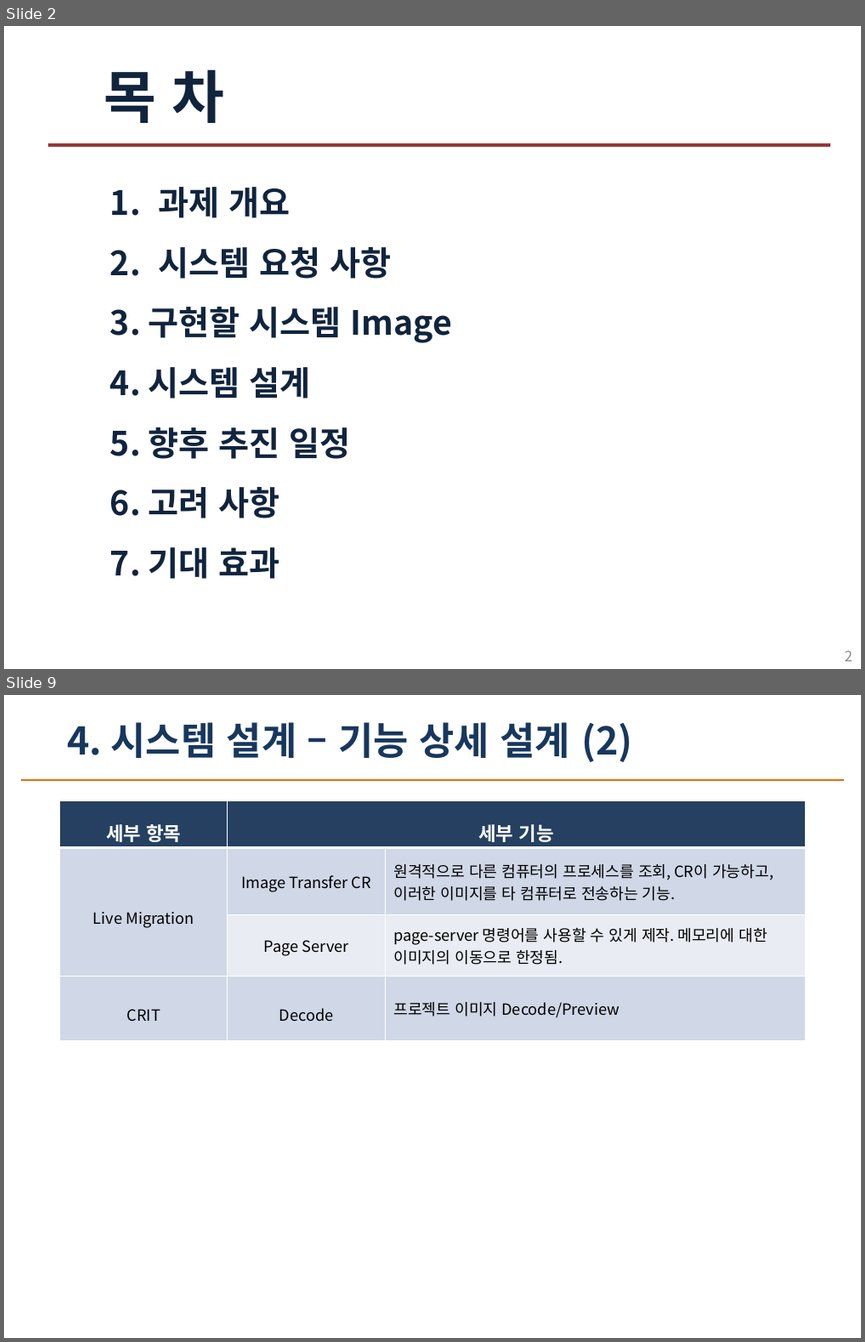
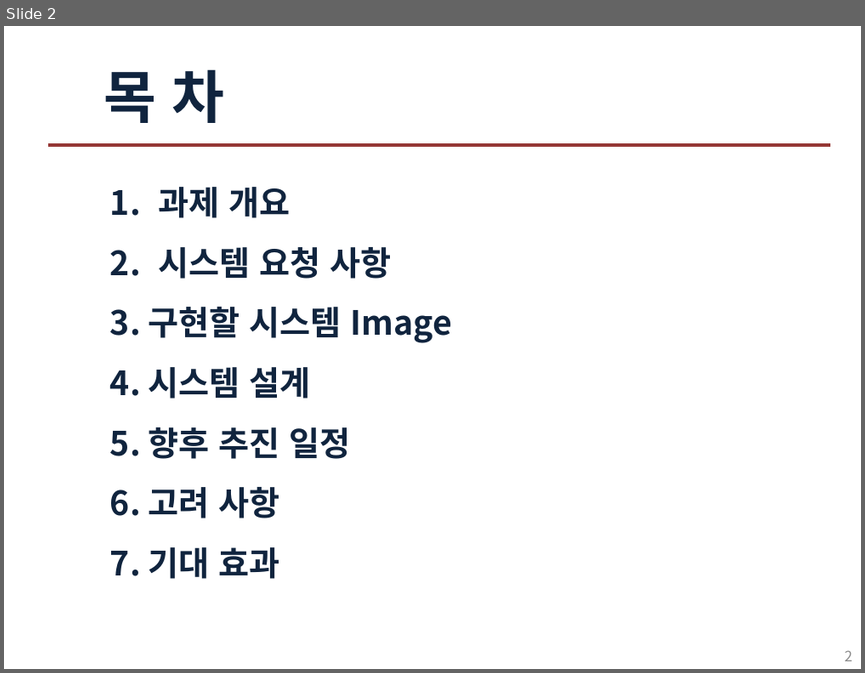
Before and after one commit to wonsokchoi/16project, a slide deck: team_ppt/Find Sit Project 발표 PPT.pptx. Shown one above the other, each under a label of ours: slides 2 and 9 before the commit, slide 2 after it; the slides between them are not shown. The pictures are 865x1342 and 865x673 pixels, drawn with LibreOffice and Linux fonts; fonts in the diff are those of the drawing; background and template pictures are left out. Boxes give left, top, right and bottom in pixels: in the first picture for what was removed or moved away, otherwise in the second. Text is boxed around its words. In the diff, an @@ line names an element or a change of style, - is before the commit and + after.

```diff
--- a/team_ppt/Find Sit Project 발표 PPT.pptx
+++ b/team_ppt/Find Sit Project 발표 PPT.pptx
@@ slide 9 removed at (4, 695, 861, 1338), background #FFFFFF @@
@@ text removed at (67, 722, 632, 762) @@
-4. 시스템 설계 – 기능 상세 설계 (2)
@@ line removed from (21, 780) to (844, 780) @@
@@ table removed at (60, 800, 804, 1041), 4 rows, 3 columns @@
-세부 항목 | 세부 기능 | 
-Live Migration | Image Transfer CR | 원격적으로 다른 컴퓨터의 프로세스를 조회, CR이 가능하고, 이러한 이미지를 타 컴퓨터로 전송하는 기능.
- | Page Server | page-server 명령어를 사용할 수 있게 제작. 메모리에 대한 이미지의 이동으로 한정됨.
-CRIT | Decode | 프로젝트 이미지 Decode/Preview
```
Also in this commit, not shown: 4 slides changed, 5 slides added, 6 other slides removed.
